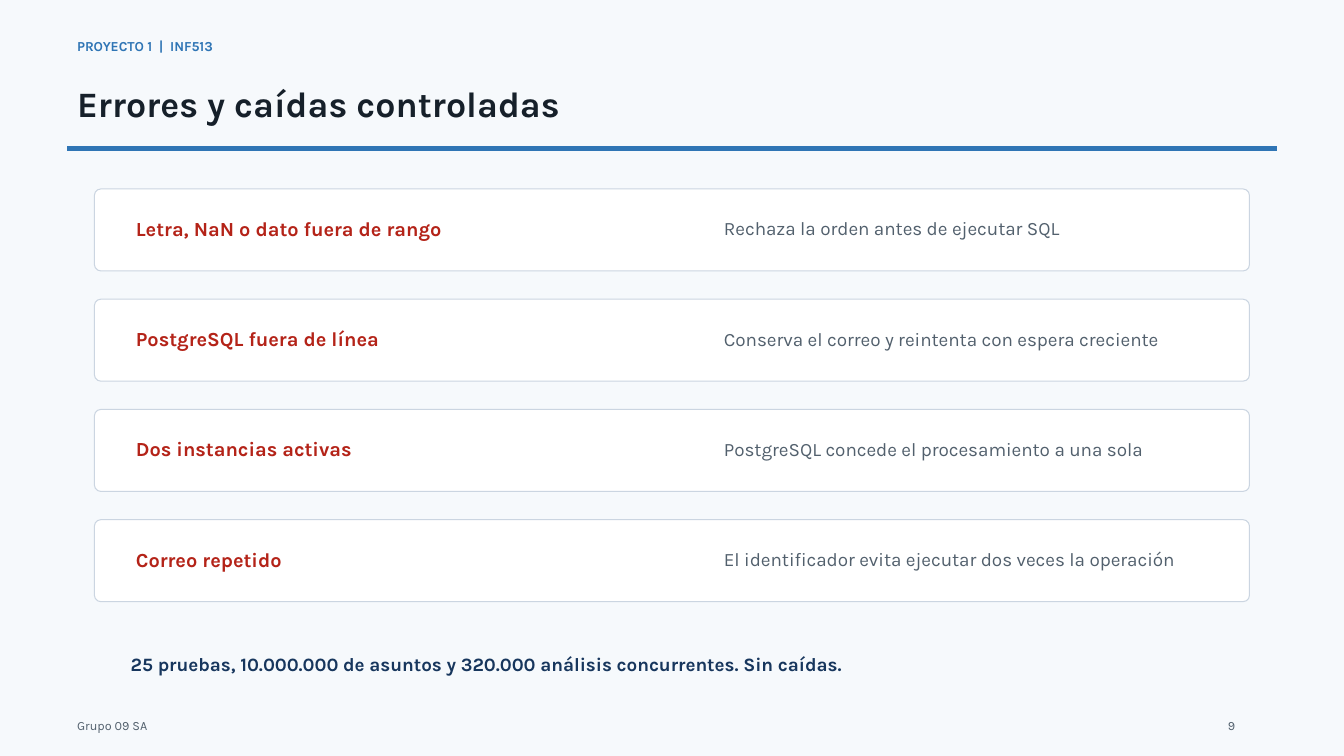
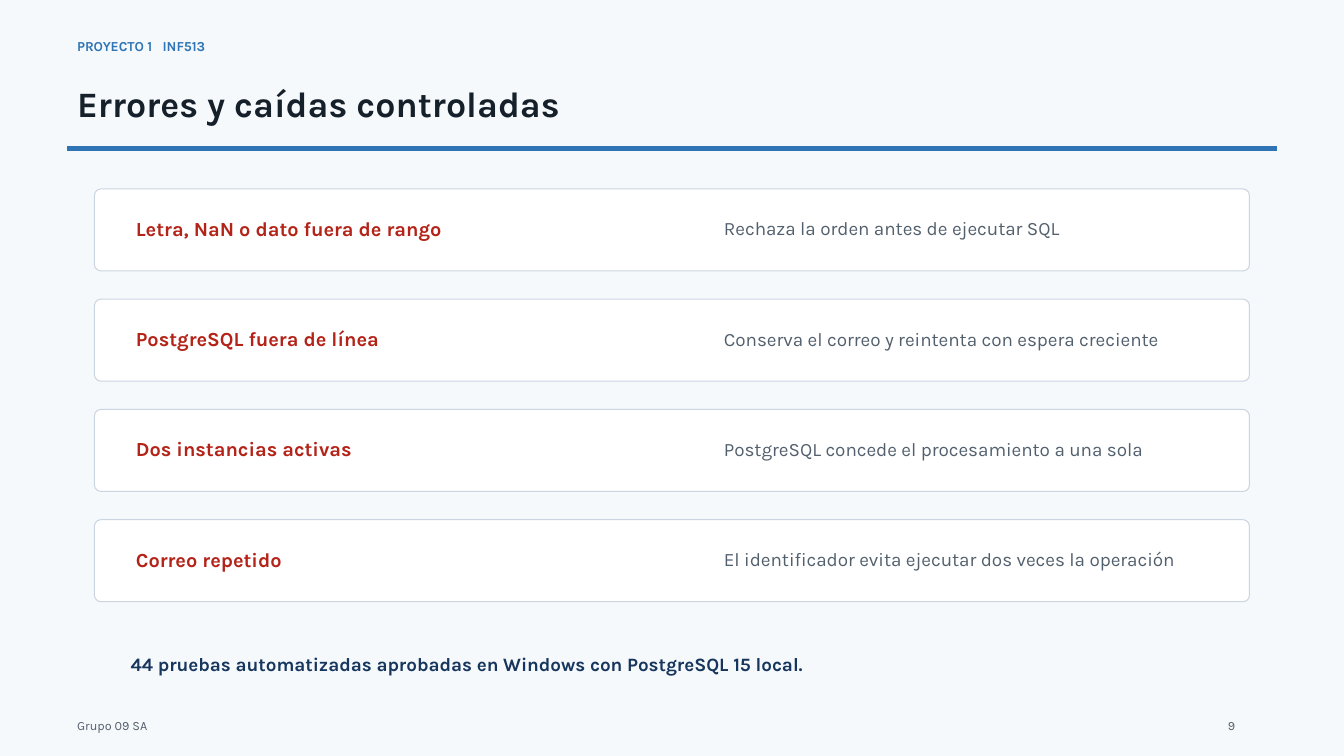
Before and after one commit to BrayanJoelRamosVargas1/inf513-proyecto1, a slide deck: slide 9 of entrega/Presentacion_INF513_P1_Grupo09SA.pptx. Drawn at 1344x756 pixels with LibreOffice and Linux fonts; fonts in the diff are those of the drawing. Boxes give left, top, right and bottom in pixels: in the first picture for what was removed or moved away, otherwise in the second. Text is boxed around its words. In the diff, an @@ line names an element or a change of style, - is before the commit and + after.

```diff
--- a/entrega/Presentacion_INF513_P1_Grupo09SA.pptx
+++ b/entrega/Presentacion_INF513_P1_Grupo09SA.pptx
@@ text at [77, 42, 206, 51]: text changed @@
-PROYECTO 1 | INF513
+PROYECTO 1 INF513
@@ text at [131, 657, 803, 676]: text changed @@
-25 pruebas, 10.000.000 de asuntos y 320.000 análisis concurrentes. Sin caídas.
+44 pruebas automatizadas aprobadas en Windows con PostgreSQL 15 local.
```
Also in this commit, not shown: 9 other slides changed, 10 other files.
